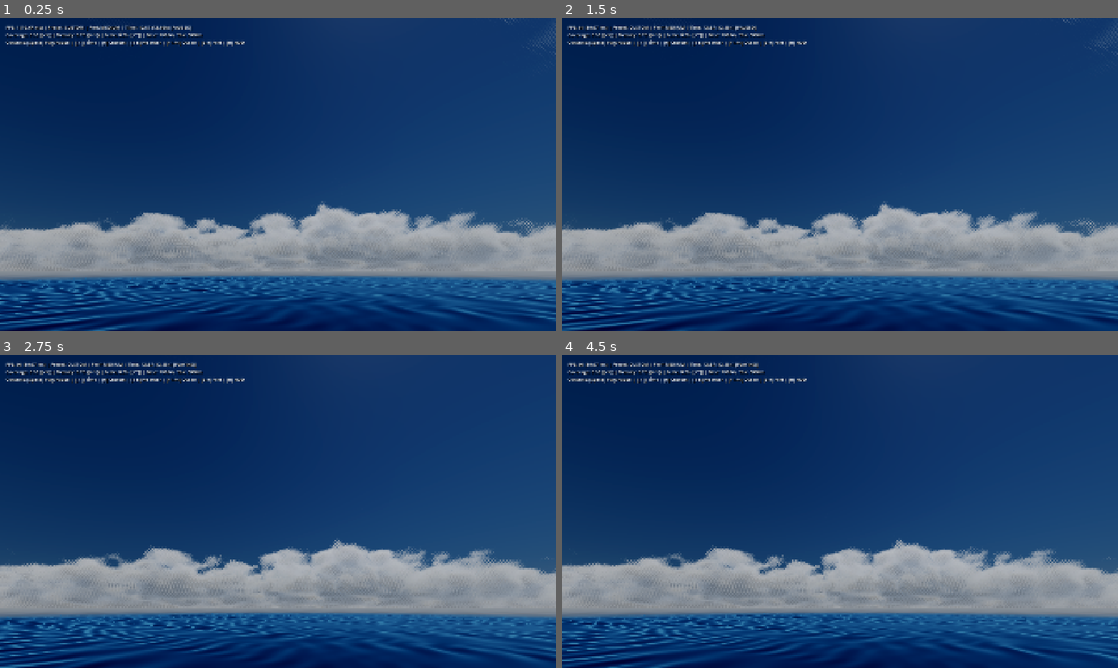
Above: before the commit, frames 1-4 (two rows, left to right).
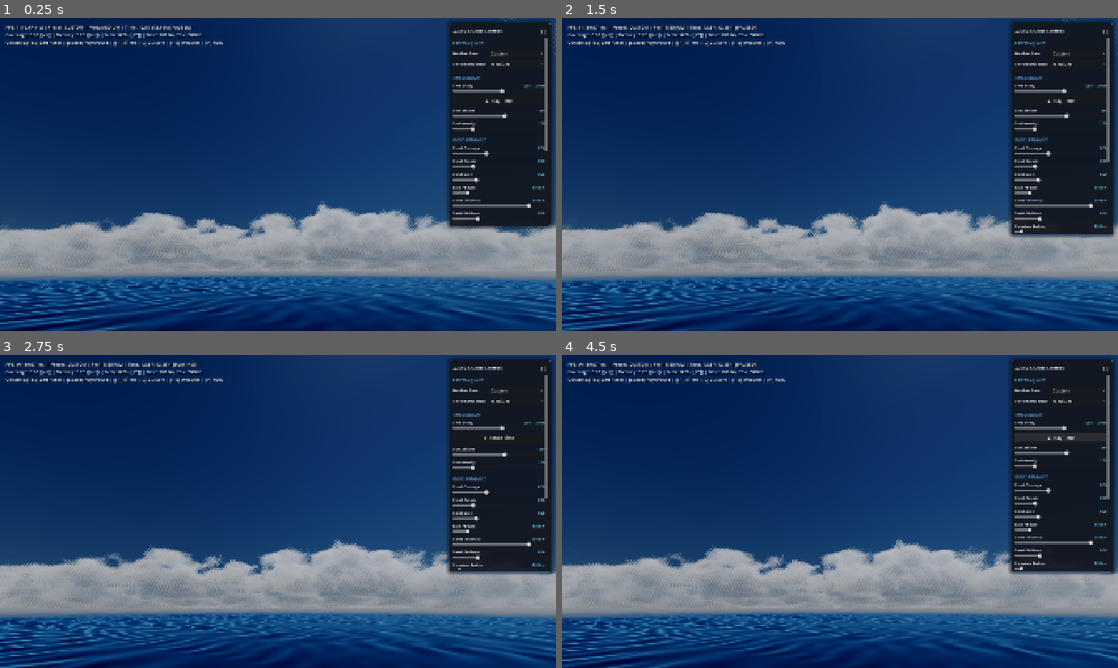
Above: after the commit, the same moments.

Repository: rlsl0422/godot-simple-sky
Game: Godot game, scene res://scenes/main_showcase.tscn
Two runs of this game, one before a commit and one after it. Both use one fixed random seed, a clock stepped at 60 frames per second and the inputs below.
Inputs (mouse positions are in pixels of both pictures, inside the frame that each line leads up to):
- Up to frame 1 (0.25 s): no input
- Up to frame 2 (1.5 s): click (1106, 30) at 0.5 s, where only the run after the commit has a clickable "[-]"; tap Enter at 1.25 s; move the mouse to (962, 158) at 1.27 s; hold D from 1.28 s (still down); tap Tab at 1.35 s; click (962, 158) at 1.42 s
- Up to frame 3 (2.75 s): tap Space at 1.52 s; release D at 2 s; drag from (166, 527) to (250, 574) at 2.02 s
- Up to frame 4 (4.5 s): click (1079, 389) at 2.75 s, where only the run after the commit has a clickable "Custom"; click (1079, 401) at 3.5 s, where only the run after the commit has a clickable "Medium"; click (1062, 439) at 4.25 s, where only the run after the commit has a clickable "⏸ Pause Time"

The runs differ from the first frame. In frame 1, 13% of the frame differs, in the area x 5-100%, y 1-68%; in frame 2, 13%; in frame 3, 13%; in frame 4, 13%, in the area x 5-100%, y 1-71%.

Commit message:
feat(ui): add runtime interactive GUI slider panel for atmosphere and cloud tuning

Diff:
--- a/scenes/main_showcase.tscn
+++ b/scenes/main_showcase.tscn
@@ -11,6 +11,7 @@
 [ext_resource type="Shader" uid="uid://ulxcx4i3ob1m" path="res://shaders/ocean_surface.gdshader" id="9_v85ea"]
 [ext_resource type="Texture2D" path="res://assets/noises/ocean_wave_normal.res" id="10_n1aei"]
 [ext_resource type="Shader" uid="uid://bj7fkdm4efmsx" path="res://shaders/underwater_post.gdshader" id="11_37ejw"]
+[ext_resource type="Script" path="res://scripts/tuning_gui.gd" id="12_tuning_gui"]
 
 [sub_resource type="ShaderMaterial" id="ShaderMaterial_sky"]
 shader = ExtResource("1_shader")
@@ -187,6 +188,17 @@
 theme_override_font_sizes/font_size = 16
 text = "Loading Atmosphere & Clouds..."
 
+[node name="TuningGUI" type="Control" parent="CanvasLayer" unique_id=1894721980 node_paths=PackedStringArray("controller")]
+layout_mode = 3
+anchors_preset = 15
+anchor_right = 1.0
+anchor_bottom = 1.0
+grow_horizontal = 2
+grow_vertical = 2
+mouse_filter = 2
+script = ExtResource("12_tuning_gui")
+controller = NodePath("../../AtmosphereCloudController")
+
 [node name="BenchmarkHarness" type="Node" parent="." unique_id=2036036595 node_paths=PackedStringArray("controller", "camera", "overlay_label")]
 script = ExtResource("4_benchmark")
 controller = NodePath("../AtmosphereCloudController")
--- a/scripts/benchmark_harness.gd
+++ b/scripts/benchmark_harness.gd
@@ -73,7 +73,7 @@
 		overlay_label.text = (
 			"FPS: %d (%.2f ms) | Preset: %s | Perf: %s | Time: %02d:%02d (%.2fh) [%s]\n" +
 			"Coverage: %.2f ([-/+]) | Density: %.2f ([</>]) | Scale: %.2f ([;/'\"]) | Base: %.0fm, Thk: %.0fm\n" +
-			"Controls: [Space] Play/Pause | [[ / ]] Time | [0] Custom | [1-5] Weather | [F1-F4] Ocean | [6-9] Perf | [H] HUD"
+			"Controls: [Tab] GUI Panel | [Space] Play/Pause | [[ / ]] Time | [0] Custom | [1-5] Weather | [H] HUD"
 		) % [
 			fps,
 			frame_time_ms,
--- /dev/null
+++ b/scripts/tuning_gui.gd
@@ -0,0 +1,424 @@
+class_name TuningGUI
+extends Control
+
+## Runtime interactive GUI panel for dynamically tuning atmosphere, sun, and cloud parameters.
+## Supports real-time two-way synchronization, preset selection, collapse/expand, and [Tab] toggle.
+
+const CloudController = preload("res://scripts/atmosphere_cloud_controller.gd")
+
+@export var controller: Node
+
+var _panel_container: PanelContainer
+var _scroll_container: ScrollContainer
+var _vbox_content: VBoxContainer
+var _toggle_button: Button
+var _is_collapsed: bool = false
+var _is_user_dragging: bool = false
+
+var _slider_entries: Array[Dictionary] = []
+var _time_slider: HSlider
+var _time_label: Label
+var _animate_button: Button
+var _weather_option: OptionButton
+var _perf_option: OptionButton
+var _time_slider_entry: Dictionary
+
+# Cached initial defaults
+var _saved_defaults: Dictionary = {}
+
+func _ready() -> void:
+	# Ignore clicks on empty areas of CanvasLayer
+	mouse_filter = Control.MOUSE_FILTER_IGNORE
+	set_anchors_preset(Control.PRESET_FULL_RECT)
+
+	if not controller:
+		controller = get_node_or_null("../../AtmosphereCloudController")
+		if not controller:
+			controller = get_tree().root.find_child("AtmosphereCloudController", true, false)
+
+	_cache_defaults()
+	_build_ui()
+	_sync_all_from_controller()
+
+func _input(event: InputEvent) -> void:
+	if event is InputEventKey and event.pressed and not event.echo:
+		if event.keycode == KEY_TAB:
+			_toggle_collapse()
+			get_viewport().set_input_as_handled()
+
+func _cache_defaults() -> void:
+	if not controller:
+		return
+	_saved_defaults = {
+		"time_of_day": controller.time_of_day,
+		"sun_latitude": controller.sun_latitude,
+		"sun_intensity": controller.sun_intensity,
+		"cloud_coverage": controller.cloud_coverage,
+		"cloud_density": controller.cloud_density,
+		"cloud_scale": controller.cloud_scale,
+		"cloud_bottom_altitude": controller.cloud_bottom_altitude,
+		"cloud_thickness": controller.cloud_thickness,
+		"detail_fluffiness": controller.detail_fluffiness,
+		"cloud_curvature_radius_km": controller.cloud_curvature_radius_km,
+		"satellite_cloud_amount": controller.satellite_cloud_amount,
+		"zenith_sky_clearance": controller.zenith_sky_clearance,
+		"silver_lining": controller.silver_lining,
+		"wind_speed_kmh": controller.wind_speed_kmh,
+		"wind_heading_degrees": controller.wind_heading_degrees,
+		"weather_preset": controller.weather_preset,
+		"performance_mode": controller.performance_mode
+	}
+
+func _build_ui() -> void:
+	# Main Panel Container
+	_panel_container = PanelContainer.new()
+	_panel_container.mouse_filter = Control.MOUSE_FILTER_STOP
+	_panel_container.anchor_left = 1.0
+	_panel_container.anchor_right = 1.0
+	_panel_container.anchor_top = 0.0
+	_panel_container.anchor_bottom = 0.0
+	_panel_container.offset_left = -370.0
+	_panel_container.offset_right = -16.0
+	_panel_container.offset_top = 16.0
+	_panel_container.offset_bottom = 720.0
+
+	# Dark Translucent Glass Style
+	var style = StyleBoxFlat.new()
+	style.bg_color = Color(0.07, 0.09, 0.13, 0.88)
+	style.border_color = Color(0.24, 0.38, 0.55, 0.70)
+	style.set_border_width_all(1)
+	style.set_corner_radius_all(10)
+	style.shadow_color = Color(0, 0, 0, 0.45)
+	style.shadow_size = 12
+	style.content_margin_left = 14
+	style.content_margin_right = 14
+	style.content_margin_top = 12
+	style.content_margin_bottom = 12
+	_panel_container.add_theme_stylebox_override("panel", style)
+	add_child(_panel_container)
+
+	var main_vbox = VBoxContainer.new()
+	main_vbox.add_theme_constant_override("separation", 8)
+	_panel_container.add_child(main_vbox)
+
+	# Top Header
+	var header_hbox = HBoxContainer.new()
+	header_hbox.add_theme_constant_override("separation", 8)
+	main_vbox.add_child(header_hbox)
+
+	var title_label = Label.new()
+	title_label.text = "☁ Sky & Cloud Controls"
+	title_label.size_flags_horizontal = Control.SIZE_EXPAND_FILL
+	title_label.add_theme_font_size_override("font_size", 15)
+	title_label.add_theme_color_override("font_color", Color(0.92, 0.96, 1.0))
+	header_hbox.add_child(title_label)
+
+	_toggle_button = Button.new()
+	_toggle_button.text = "[-]"
+	_toggle_button.focus_mode = Control.FOCUS_NONE
+	_toggle_button.pressed.connect(_toggle_collapse)
+	header_hbox.add_child(_toggle_button)
+
+	# Scrollable Area for all Controls
+	_scroll_container = ScrollContainer.new()
+	_scroll_container.size_flags_vertical = Control.SIZE_EXPAND_FILL
+	_scroll_container.horizontal_scroll_mode = ScrollContainer.SCROLL_MODE_DISABLED
+	main_vbox.add_child(_scroll_container)
+
+	_vbox_content = VBoxContainer.new()
+	_vbox_content.size_flags_horizontal = Control.SIZE_EXPAND_FILL
+	_vbox_content.add_theme_constant_override("separation", 10)
+	_scroll_container.add_child(_vbox_content)
+
+	# --- SECTION 1: PRESETS ---
+	_add_section_header("PRESETS & QUALITY")
+
+	var preset_grid = GridContainer.new()
+	preset_grid.columns = 2
+	preset_grid.add_theme_constant_override("h_separation", 8)
+	preset_grid.add_theme_constant_override("v_separation", 6)
+	_vbox_content.add_child(preset_grid)
+
+	# Weather Preset
+	var weather_lbl = Label.new()
+	weather_lbl.text = "Weather Preset:"
+	weather_lbl.add_theme_font_size_override("font_size", 12)
+	preset_grid.add_child(weather_lbl)
+
+	_weather_option = OptionButton.new()
+	_weather_option.focus_mode = Control.FOCUS_NONE
+	_weather_option.size_flags_horizontal = Control.SIZE_EXPAND_FILL
+	for key in CloudController.WeatherPreset.keys():
+		_weather_option.add_item(key.capitalize().replace("_", " "))
+	_weather_option.item_selected.connect(_on_weather_preset_selected)
+	preset_grid.add_child(_weather_option)
+
+	# Performance Mode
+	var perf_lbl = Label.new()
+	perf_lbl.text = "Performance Mode:"
+	perf_lbl.add_theme_font_size_override("font_size", 12)
+	preset_grid.add_child(perf_lbl)
+
+	_perf_option = OptionButton.new()
+	_perf_option.focus_mode = Control.FOCUS_NONE
+	_perf_option.size_flags_horizontal = Control.SIZE_EXPAND_FILL
+	for key in CloudController.PerformanceMode.keys():
+		_perf_option.add_item(key.capitalize())
+	_perf_option.item_selected.connect(_on_performance_mode_selected)
+	preset_grid.add_child(_perf_option)
+
+	# --- SECTION 2: TIME & SUN ---
+	_add_section_header("TIME & SUNLIGHT")
+
+	# Time of day row with Play/Pause button
+	var time_entry = _add_slider_row("Time of Day", 0.0, 24.0, 0.05, 12.95, "time", func(val):
+		if controller: controller.time_of_day = val
+	)
+	_time_slider = time_entry.slider
+	_time_label = time_entry.label
+	_time_slider_entry = time_entry
+
+	var anim_hbox = HBoxContainer.new()
+	_vbox_content.add_child(anim_hbox)
+
+	_animate_button = Button.new()
+	_animate_button.text = "▶ Play Time"
+	_animate_button.focus_mode = Control.FOCUS_NONE
+	_animate_button.size_flags_horizontal = Control.SIZE_EXPAND_FILL
+	_animate_button.pressed.connect(func():
+		if controller:
+			controller.animate_time = !controller.animate_time
+			_animate_button.text = "⏸ Pause Time" if controller.animate_time else "▶ Play Time"
+	)
+	anim_hbox.add_child(_animate_button)
+
+	_add_slider_row("Sun Latitude", -90.0, 90.0, 1.0, 35.0, "%.1f°", func(val):
+		if controller: controller.sun_latitude = val
+	)
+	_add_slider_row("Sun Intensity", 0.0, 50.0, 0.5, 24.0, "%.1f", func(val):
+		if controller: controller.sun_intensity = val
+	)
+
+	# --- SECTION 3: CLOUD APPEARANCE ---
+	_add_section_header("CLOUD APPEARANCE")
+
+	_add_slider_row("Cloud Coverage", 0.0, 1.0, 0.01, 0.36, "%.2f", func(val):
+		if controller: controller.cloud_coverage = val
+	)
+	_add_slider_row("Cloud Density", 0.1, 3.0, 0.05, 0.70, "%.2f", func(val):
+		if controller: controller.cloud_density = val
+	)
+	_add_slider_row("Cloud Scale", 0.05, 1.0, 0.01, 0.28, "%.2f", func(val):
+		if controller: controller.cloud_scale = val
+	)
+	_add_slider_row("Base Altitude", 500.0, 4000.0, 50.0, 1000.0, "%.0f m", func(val):
+		if controller: controller.cloud_bottom_altitude = val
+	)
+	_add_slider_row("Cloud Thickness", 500.0, 7000.0, 50.0, 6000.0, "%.0f m", func(val):
+		if controller: controller.cloud_thickness = val
+	)
+	_add_slider_row("Detail Fluffiness", 0.0, 1.0, 0.01, 0.26, "%.2f", func(val):
+		if controller: controller.detail_fluffiness = val
+	)
+	_add_slider_row("Curvature Radius", 50.0, 1000.0, 10.0, 100.0, "%.0f km", func(val):
+		if controller: controller.cloud_curvature_radius_km = val
+	)
+	_add_slider_row("Satellite Clouds", 0.0, 1.0, 0.05, 0.80, "%.2f", func(val):
+		if controller: controller.satellite_cloud_amount = val
+	)
+	_add_slider_row("Zenith Clearance", 0.0, 1.0, 0.05, 0.30, "%.2f", func(val):
+		if controller: controller.zenith_sky_clearance = val
+	)
+	_add_slider_row("Silver Lining", 0.0, 5.0, 0.1, 2.4, "%.1f", func(val):
+		if controller: controller.silver_lining = val
+	)
+
+	# --- SECTION 4: WIND ---
+	_add_section_header("WIND & DYNAMICS")
+
+	_add_slider_row("Wind Speed", 0.0, 100.0, 1.0, 25.0, "%.1f km/h", func(val):
+		if controller: controller.wind_speed_kmh = val
+	)
+	_add_slider_row("Wind Heading", 0.0, 360.0, 5.0, 60.0, "%.0f°", func(val):
+		if controller: controller.wind_heading_degrees = val
+	)
+
+	# --- SECTION 5: FOOTER ACTIONS ---
+	_add_section_header("ACTIONS")
+
+	var reset_btn = Button.new()
+	reset_btn.text = "↺ Reset to Saved Settings"
+	reset_btn.focus_mode = Control.FOCUS_NONE
+	reset_btn.size_flags_horizontal = Control.SIZE_EXPAND_FILL
+	reset_btn.pressed.connect(_reset_to_saved_defaults)
+	_vbox_content.add_child(reset_btn)
+
+	var hint_lbl = Label.new()
+	hint_lbl.text = "Tip: Press [Tab] to toggle UI | Hold RMB to look"
+	hint_lbl.add_theme_font_size_override("font_size", 11)
+	hint_lbl.add_theme_color_override("font_color", Color(0.65, 0.75, 0.85, 0.75))
+	hint_lbl.horizontal_alignment = HORIZONTAL_ALIGNMENT_CENTER
+	_vbox_content.add_child(hint_lbl)
+
+func _add_section_header(title: String) -> void:
+	var sep = HSeparator.new()
+	_vbox_content.add_child(sep)
+
+	var lbl = Label.new()
+	lbl.text = title
+	lbl.add_theme_font_size_override("font_size", 11)
+	lbl.add_theme_color_override("font_color", Color(0.40, 0.70, 0.95, 0.90))
+	_vbox_content.add_child(lbl)
+
+func _add_slider_row(label_text: String, min_val: float, max_val: float, step_val: float, default_val: float, format_str: String, on_change: Callable) -> Dictionary:
+	var row_vbox = VBoxContainer.new()
+	row_vbox.add_theme_constant_override("separation", 2)
+	_vbox_content.add_child(row_vbox)
+
+	var label_hbox = HBoxContainer.new()
+	row_vbox.add_child(label_hbox)
+
+	var name_label = Label.new()
+	name_label.text = label_text
+	name_label.size_flags_horizontal = Control.SIZE_EXPAND_FILL
+	name_label.add_theme_font_size_override("font_size", 12)
+	label_hbox.add_child(name_label)
+
+	var val_label = Label.new()
+	val_label.text = _format_value(format_str, default_val)
+	val_label.add_theme_font_size_override("font_size", 12)
+	val_label.add_theme_color_override("font_color", Color(0.55, 0.90, 1.0))
+	label_hbox.add_child(val_label)
+
+	var slider = HSlider.new()
+	slider.min_value = min_val
+	slider.max_value = max_val
+	slider.step = step_val
+	slider.value = default_val
+	slider.size_flags_horizontal = Control.SIZE_EXPAND_FILL
+	slider.focus_mode = Control.FOCUS_NONE
+	row_vbox.add_child(slider)
+
+	var entry = {
+		"name": label_text,
+		"slider": slider,
+		"label": val_label,
+		"format": format_str,
+		"on_change": on_change
+	}
+	_slider_entries.append(entry)
+
+	slider.drag_started.connect(func(): _is_user_dragging = true)
+	slider.drag_ended.connect(func(_val): _is_user_dragging = false)
+	slider.value_changed.connect(func(new_val):
+		val_label.text = _format_value(format_str, new_val)
+		var is_user_action = _is_user_dragging or (Input.is_mouse_button_pressed(MOUSE_BUTTON_LEFT) and slider.get_global_rect().has_point(get_global_mouse_position()))
+		if is_user_action:
+			on_change.call(new_val)
+	)
+
+	return entry
+
+func _format_value(format_str: String, val: float) -> String:
+	if format_str == "time":
+		var h = int(val)
+		var m = int(fposmod(val * 60.0, 60.0))
+		return "%02d:%02d (%.2fh)" % [h, m, val]
+	return format_str % val
+
+func _toggle_collapse() -> void:
+	_is_collapsed = !_is_collapsed
+	if _is_collapsed:
+		_scroll_container.visible = false
+		_panel_container.offset_bottom = _panel_container.offset_top + 48.0
+		_panel_container.offset_left = -170.0
+		_toggle_button.text = "[+] Tuning"
+	else:
+		_scroll_container.visible = true
+		_panel_container.offset_bottom = minf(get_viewport_rect().size.y - 20.0, 750.0)
+		_panel_container.offset_left = -370.0
+		_toggle_button.text = "[-]"
+
+func _on_weather_preset_selected(index: int) -> void:
+	if controller:
+		controller.weather_preset = index
+		_sync_all_from_controller()
+
+func _on_performance_mode_selected(index: int) -> void:
+	if controller:
+		controller.performance_mode = index
+
+func _reset_to_saved_defaults() -> void:
+	if not controller or _saved_defaults.is_empty():
+		return
+	for key in _saved_defaults:
+		controller.set(key, _saved_defaults[key])
+	_sync_all_from_controller()
+
+func _sync_all_from_controller() -> void:
+	if not controller:
+		return
+
+	for entry in _slider_entries:
+		var prop_name = _get_prop_name_for_label(entry.name)
+		if prop_name != "" and prop_name in controller:
+			var curr_val = controller.get(prop_name)
+			entry.slider.set_value_no_signal(curr_val)
+			entry.label.text = _format_value(entry.format, curr_val)
+
+	if _weather_option:
+		_weather_option.selected = controller.weather_preset
+	if _perf_option:
+		_perf_option.selected = controller.performance_mode
+	if _animate_button:
+		_animate_button.text = "⏸ Pause Time" if controller.animate_time else "▶ Play Time"
+
+func _get_prop_name_for_label(lbl_text: String) -> String:
+	match lbl_text:
+		"Time of Day": return "time_of_day"
+		"Sun Latitude": return "sun_latitude"
+		"Sun Intensity": return "sun_intensity"
+		"Cloud Coverage": return "cloud_coverage"
+		"Cloud Density": return "cloud_density"
+		"Cloud Scale": return "cloud_scale"
+		"Base Altitude": return "cloud_bottom_altitude"
+		"Cloud Thickness": return "cloud_thickness"
+		"Detail Fluffiness": return "detail_fluffiness"
+		"Curvature Radius": return "cloud_curvature_radius_km"
+		"Satellite Clouds": return "satellite_cloud_amount"
+		"Zenith Clearance": return "zenith_sky_clearance"
+		"Silver Lining": return "silver_lining"
+		"Wind Speed": return "wind_speed_kmh"
+		"Wind Heading": return "wind_heading_degrees"
+	return ""
+
+func _process(_delta: float) -> void:
+	if not controller or _is_collapsed:
+		return
+
+	# Sync animate button text if state toggled via Space
+	if _animate_button:
+		var expected = "⏸ Pause Time" if controller.animate_time else "▶ Play Time"
+		if _animate_button.text != expected:
+			_animate_button.text = expected
+
+	# Update Time slider smoothly if time is animating or changed via keys
+	if not _is_user_dragging and _time_slider:
+		if abs(_time_slider.value - controller.time_of_day) > 0.005:
+			_time_slider.set_value_no_signal(controller.time_of_day)
+			_time_label.text = _format_value("time", controller.time_of_day)
+
+	# Sync weather preset option if flipped via hotkeys or parameter tweak
+	if _weather_option and _weather_option.selected != controller.weather_preset:
+		_weather_option.selected = controller.weather_preset
+
+	# If not user dragging, keep other sliders in sync with controller if hotkeys modified them
+	if not _is_user_dragging:
+		for entry in _slider_entries:
+			if entry.name == "Time of Day": continue
+			var prop_name = _get_prop_name_for_label(entry.name)
+			if prop_name != "" and prop_name in controller:
+				var curr_val = controller.get(prop_name)
+				if abs(entry.slider.value - curr_val) > 0.001:
+					entry.slider.set_value_no_signal(curr_val)
+					entry.label.text = _format_value(entry.format, curr_val)
--- /dev/null
+++ b/tests/test_tuning_gui.gd
@@ -0,0 +1,75 @@
+@tool
+extends SceneTree
+
+func _init() -> void:
+	print("--- Running Tuning GUI Integration Test ---")
+	var scene_res = load("res://scenes/main_showcase.tscn")
+	if not scene_res:
+		printerr("FAIL: Could not load main_showcase.tscn")
+		quit(1)
+		return
+
+	var scene = scene_res.instantiate()
+	root.add_child(scene)
+	await process_frame
+
+	var controller = scene.get_node_or_null("AtmosphereCloudController")
+	var gui = scene.get_node_or_null("CanvasLayer/TuningGUI")
+
+	if not controller:
+		printerr("FAIL: AtmosphereCloudController not found")
+		quit(1)
+		return
+	if not gui:
+		printerr("FAIL: TuningGUI not found in CanvasLayer")
+		quit(1)
+		return
+
+	print("TuningGUI found and attached successfully!")
+
+	# Verify sliders created
+	print("Slider entries count: ", gui._slider_entries.size(), " (Expected >= 14)")
+	assert(gui._slider_entries.size() >= 14, "Must have at least 14 slider entries")
+
+	# Test slider sync from controller
+	var cov_entry: Dictionary
+	for entry in gui._slider_entries:
+		if entry.name == "Cloud Coverage":
+			cov_entry = entry
+			break
+	assert(not cov_entry.is_empty(), "Cloud Coverage slider entry must exist")
+	print("Cloud Coverage slider value: ", cov_entry.slider.value, " (Expected 0.36)")
+	assert(abs(cov_entry.slider.value - 0.36) < 0.001, "Coverage slider must be 0.36")
+
+	# Test changing slider value
+	print("Simulating user dragging Cloud Coverage slider to 0.48...")
+	gui._is_user_dragging = true
+	cov_entry.slider.value = 0.48
+	gui._is_user_dragging = false
+
+	print("Controller cloud_coverage is now: ", controller.cloud_coverage)
+	assert(abs(controller.cloud_coverage - 0.48) < 0.001, "Controller cloud_coverage should update to 0.48")
+	assert(controller.weather_preset == 0, "Weather preset should remain CUSTOM (0)")
+
+	# Test collapse toggle
+	print("Testing collapse toggle...")
+	assert(gui._is_collapsed == false, "Initially not collapsed")
+	gui._toggle_collapse()
+	assert(gui._is_collapsed == true, "Should be collapsed")
+	gui._toggle_collapse()
+	assert(gui._is_collapsed == false, "Should be expanded again")
+
+	# Test weather preset OptionButton
+	print("Testing weather preset dropdown...")
+	gui._on_weather_preset_selected(2) # FAIR_CUMULUS
+	assert(controller.weather_preset == 2, "Controller weather_preset should be 2")
+
+	# Test reset to defaults
+	print("Testing reset to defaults...")
+	gui._reset_to_saved_defaults()
+	print("After reset, cloud_coverage = ", controller.cloud_coverage, " (Expected 0.36)")
+	assert(abs(controller.cloud_coverage - 0.36) < 0.001, "Should restore 0.36")
+
+	print(">>> ALL TUNING GUI INTEGRATION TESTS PASSED! <<<")
+	scene.queue_free()
+	quit(0)
Not shown, added: tests/test_cube_flight.gd.uid
